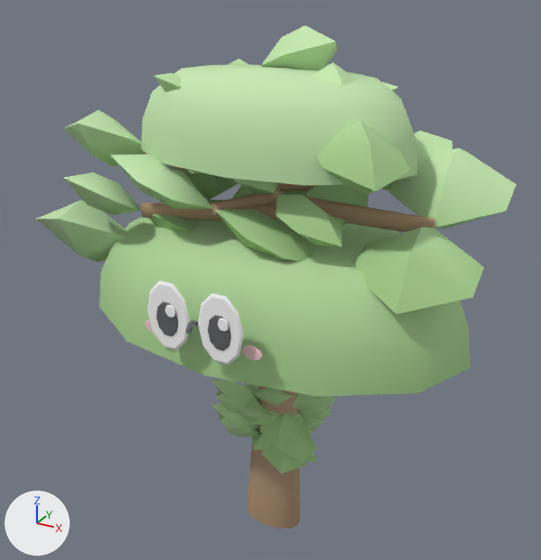
The glTF model web-forest/public/model/species/bauhinia-variegata.glb, before and after one commit.
Before and after are seen from a 50 mm lens placed at (0.522, -0.871, 0.878), pointed at (0.026, 0.031, 0.427). Arrows for +X, +Y and +Z are at lower left; the lights stay in place. The picture after the commit comes second. Vertices at exactly the same position are counted once.

In view in the first picture: 'p12', 'p13', 'p17', 'p20', 'p22', 'p23', 'p25', 'p26', 'p27', 'p29', 'p31', 'trunk' and 17 more.
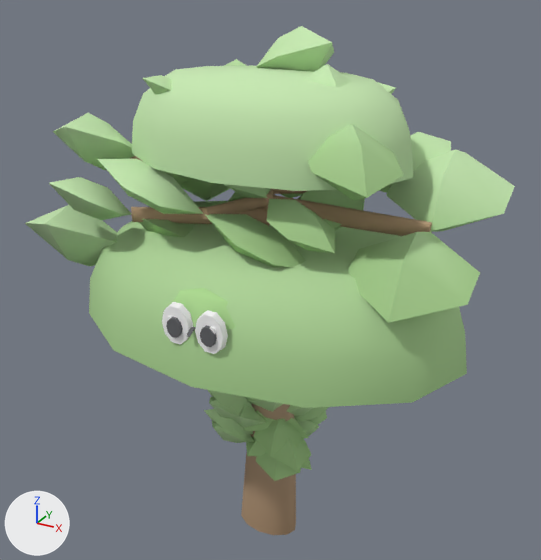
ob_body is not drawn itself; it is the parent of ob_trunk, ob_p0, ob_p1, ob_p2, ob_p3, ob_p4, ob_p5, ob_p6.

Changed parts and their boxes [x1, y1, x2, y2] in the pictures (541 x 560 px; the box of a moved part takes in the faces that stretch with it):
'trunk', reshaped, moved, rescaled: before [99, 65, 470, 528]; after [89, 65, 467, 535]
'p22', moved, rescaled: before [271, 148, 516, 314]; after [265, 149, 515, 323]
'p23', moved, rescaled: before [110, 154, 313, 261]; after [98, 159, 306, 268]
'p29', moved, rescaled: before [310, 62, 410, 195]; after [304, 64, 404, 200]
'p20', moved, rescaled: before [64, 172, 276, 233]; after [49, 177, 270, 237]
'p17', moved, rescaled: before [36, 200, 127, 262]; after [25, 205, 118, 267]
'p26', moved, rescaled: before [231, 178, 342, 247]; after [224, 184, 335, 253]
'p27', moved, rescaled: before [64, 110, 198, 180]; after [53, 113, 193, 184]
'p25', moved, rescaled: before [279, 131, 453, 230]; after [273, 132, 451, 231]
'p31', moved, rescaled: before [227, 25, 337, 71]; after [224, 26, 334, 72]
'p12', moved, rescaled: before [260, 413, 307, 449]; after [254, 419, 302, 456]
'p13', moved, rescaled: before [211, 379, 313, 433]; after [208, 390, 309, 439]
'p9', moved, rescaled: before [250, 385, 317, 463]; after [245, 397, 312, 471]
'p2', moved, rescaled: before [262, 446, 306, 473]; after [256, 453, 301, 481]
'p24', moved, rescaled: before [190, 171, 238, 200]; after [179, 178, 230, 201]
'p3', moved, rescaled: before [211, 403, 259, 429]; after [204, 409, 253, 435]
'p14', moved, rescaled: before [244, 384, 297, 406]; after [246, 397, 283, 412]
'p0', moved, rescaled: before [218, 415, 260, 437]; after [212, 421, 254, 443]
'p7', moved, rescaled: before [239, 400, 272, 422]; after [232, 405, 267, 428]
'p5', moved, rescaled: before [252, 407, 331, 450]; after [246, 411, 327, 456]
'p30', moved, rescaled (11% wider): before [154, 73, 181, 92]; after [142, 75, 172, 95]
'p10', moved, rescaled: before [216, 391, 246, 413]; after [209, 397, 239, 419]
'p11', moved, rescaled: before [291, 393, 320, 411]; after [287, 405, 312, 416]
'p8', moved, rescaled: before [299, 396, 337, 416]; after [294, 407, 329, 421]
'p15', moved, rescaled (mostly hidden): before [249, 396, 324, 425]; after [243, 410, 285, 431]
'p1', moved, rescaled (mostly hidden): before [301, 415, 323, 431]; after [296, 420, 319, 436]
'p21', moved, rescaled (mostly hidden): before [232, 186, 307, 199]; after [228, 192, 303, 201]
'p6', moved, rescaled (mostly hidden): before [238, 413, 317, 463]; after [232, 419, 312, 470]
'p28', moved, rescaled (mostly hidden): before [382, 82, 398, 92]; after [377, 82, 396, 94]
part 1 of me_mesh_0, moved or reshaped: before [186, 321, 198, 334]; after [187, 327, 196, 337]
part 2 of me_mesh_0, moved or reshaped: before [145, 281, 263, 363]; after [162, 288, 235, 354]
part 3 of me_mesh_0, recoloured: before [145, 293, 262, 365]; after [171, 291, 213, 333]

The change, as a list of edits to the scene's bpy script:
```text
Change me_mesh_0:
    used by ob_trunk; parent = ob_body; location = (0.0, 0.0, 0.0)
    remove me_mesh_0.from_pydata(...)  # 376 vertices, 704 faces; spans x -0.442..0.442, y -0.522..0.442, z 0.0..1.0
    add me_mesh_0.from_pydata(...)  # 418 vertices, 784 faces; spans x -0.442..0.442, y -0.446..0.442, z 0.0..1.0
    me_mesh_0 part 1: the loose piece of 38 vertices spanning x -0.006..0.006, y -0.522..-0.467, z 0.607..0.622 is scaled about its middle by (0.738, 1, 0.631), then moved by (0.0, 0.076, -0.008)
    me_mesh_0 part 2
    30 vertices are removed from x -0.11..0.127, y -0.505..-0.455, z 0.579..0.678
    194 faces are deleted
    146 vertices move from x -0.132..0.132, y -0.505..-0.455, z 0.556..0.683 to x -0.092..0.092, y -0.437..-0.308, z 0.533..0.656
    28 vertices are added at x -0.037..0.092, y -0.437..-0.327, z 0.579..0.669
    194 new faces join them
    me_mesh_0 part 3: 84 kept faces spanning x -0.092..0.092, y -0.437..-0.308, z 0.533..0.656 get new vertex colours
    other edits to the shape of me_mesh_0 do not show in these pictures
Change ob_body:
    ob_body.location: (0.0387, 0.017, 0.0) -> (0.0387, 0.00107, 0.0)
    ob_body.scale: (0.674, 0.42, 0.736) -> (0.674, 0.456, 0.736)
```
